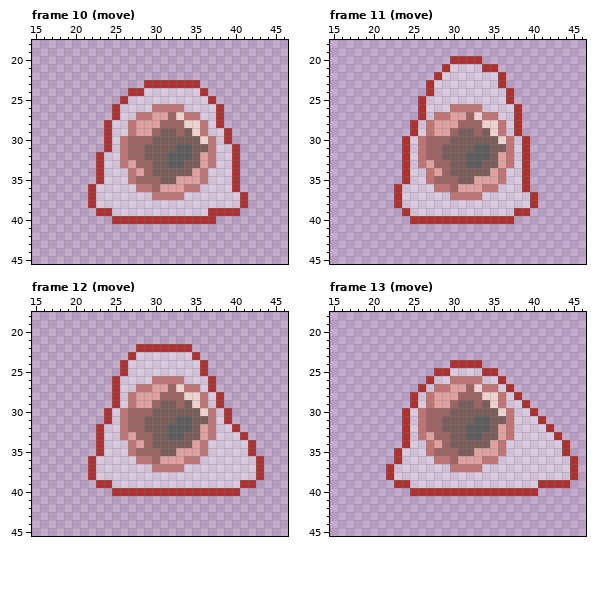
Pixel-art file, stored at eidolon_00/eidolon_00.aseprite. Above is the file before it was changed.
64x64 pixels, 15 frames. Shown: frame 10 (move): x 15..46, y 18..45; frame 11 (move): x 15..46, y 18..45; frame 12 (move): x 15..46, y 18..45; frame 13 (move): x 15..46, y 18..45. The commit also changed other frames, which this record leaves out.
The result:
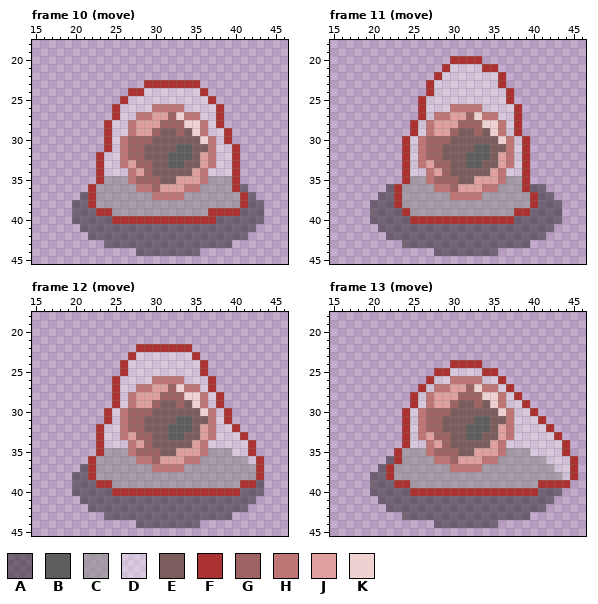
Palette (. is transparent): A #1e1c1c7c  B #5e5c5c  C #979696ab  D #ffffff5c  E #7b5d5d  F #ac3232  G #9e6363  H #c07575  J #e0a0a0  K #eed2d2
Difference:
layer "Layer 10" added
Changed rows in their new state; - is an unchanged pixel.
Frame 10 (move), layer "Layer 10":
first column x 20:
35 ----CCC----------CCC----
36 ---CCCCC--------CCCC-A--
37 -A-CCCCCCC----CCCCCCC-A-
38 AA-CCCCCCCCCCCCCCCCCC-AA
39 AAA--CCCCCCCCCCCC----AAA
40 AAAAA-------------AAAAAA
41 -AAAAAAAAAAAAAAAAAAAAAA-
42 --AAAAAAAAAAAAAAAAAAAA--
43 ----AAAAAAAAAAAAAAAA----
44 --------AAAAAAAA--------
Frame 11 (move), layer "Layer 10":
first column x 20:
35 -----CC----------CC-----
36 --A-CCCC--------CCC-AA--
37 -AA-CCCCCC----CCCCCC-AA-
38 AAA-CCCCCCCCCCCCCCCC-AAA
39 AAAA-CCCCCCCCCCCCC--AAAA
40 AAAAA-------------AAAAAA
41 -AAAAAAAAAAAAAAAAAAAAAA-
42 --AAAAAAAAAAAAAAAAAAAA--
43 ----AAAAAAAAAAAAAAAA----
44 --------AAAAAAAA--------
Frame 12 (move), layer "Layer 10":
first column x 20:
35 ----CCC----------CCC----
36 ---CCCCC--------CCCCCC--
37 -A-CCCCCCC----CCCCCCCCC-
38 AA-CCCCCCCCCCCCCCCCCCCC-
39 AAA--CCCCCCCCCCCCCCCC--A
40 AAAAA----------------AAA
41 -AAAAAAAAAAAAAAAAAAAAAA-
42 --AAAAAAAAAAAAAAAAAAAA--
43 ----AAAAAAAAAAAAAAAA----
44 --------AAAAAAAA--------
Frame 13 (move), layer "Layer 10":
first column x 20:
35 ----CCC----------CCC----
36 --A-CCCC--------CCCCCC--
37 -A-CCCCCCC----CCCCCCCCC-
38 AA-CCCCCCCCCCCCCCCCCCCCC
39 AAA--CCCCCCCCCCCCCCCC---
40 AAAAA----------------AAA
41 -AAAAAAAAAAAAAAAAAAAAAA-
42 --AAAAAAAAAAAAAAAAAAAA--
43 ----AAAAAAAAAAAAAAAA----
44 --------AAAAAAAA--------
Boxes around the changes in both pictures, in picture pixels (x1, y1, x2, y2):
changed: (72, 176, 264, 256)
changed: (370, 176, 562, 256)
changed: (72, 448, 264, 528)
changed: (370, 448, 562, 528)
